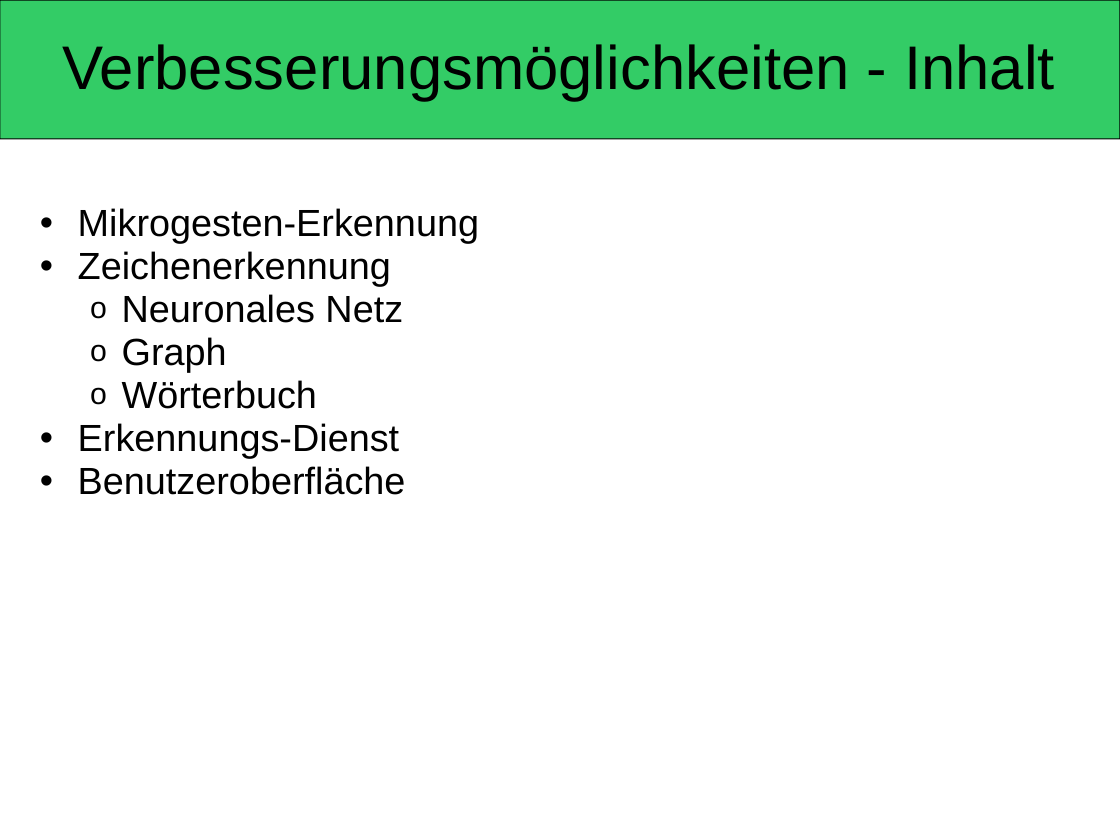
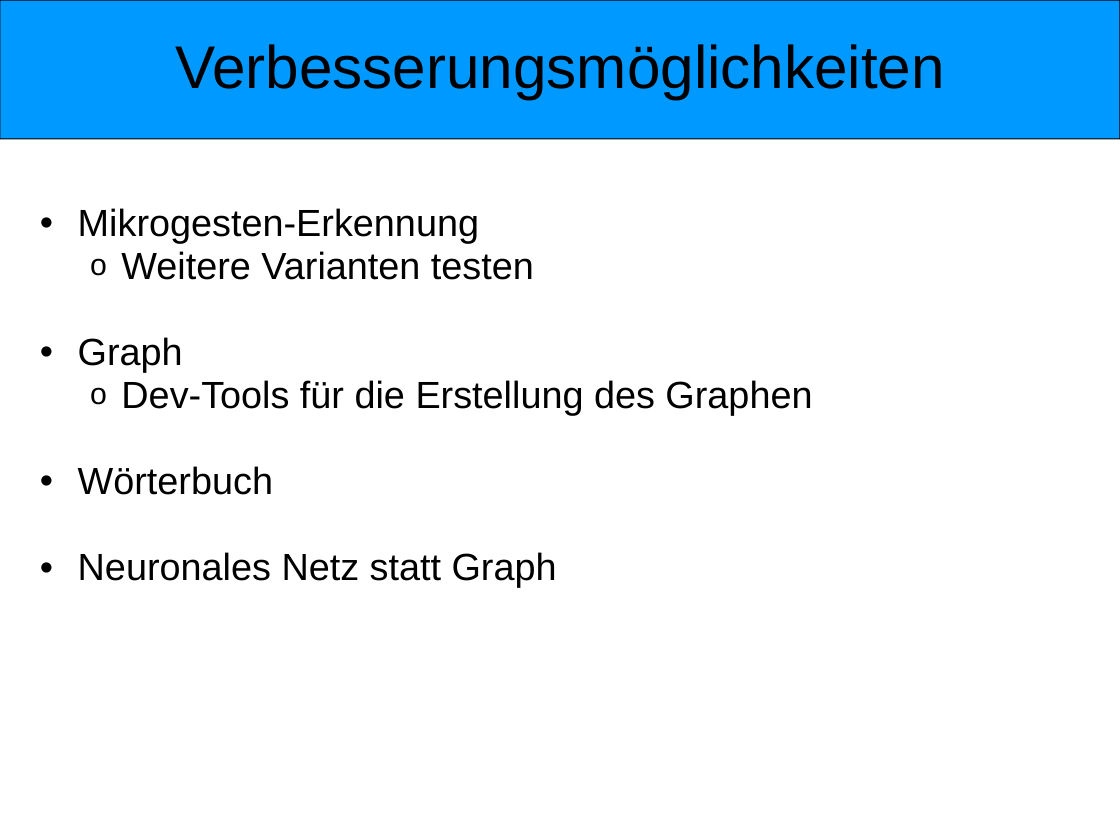
Before and after one commit to wtfc63/ba10-bsha-1, a slide deck: slide 17 of doc/presentation/presentation.ppt (slide 24 before the commit). Drawn at 1120x840 pixels with LibreOffice and Linux fonts; fonts in the diff are those of the drawing. Boxes give left, top, right and bottom in pixels: in the first picture for what was removed or moved away, otherwise in the second. Text is boxed around its words. In the diff, an @@ line names an element or a change of style, - is before the commit and + after.

```diff
--- a/doc/presentation/presentation.ppt
+++ b/doc/presentation/presentation.ppt
@@ rounded rectangle at bbox=[0, 0, 1120, 139]: fill #33CC66 to #0099FF @@
@@ title at bbox=[176, 44, 945, 99]: text changed; size 44 to 43 pt @@
-Verbesserungsmöglichkeiten - Inhalt
+Verbesserungsmöglichkeiten
@@ text at bbox=[78, 208, 479, 495]: bullet o to •; list level 3 to 2 in "Graph"; list level 3 to 2 in "Wörterbuch" @@
@@ text at bbox=[121, 251, 534, 280]: text changed @@
-  • Zeichenerkennung
-    o Neuronales Netz
+    o Weitere Varianten testen
@@ text at bbox=[121, 380, 812, 415]: paragraph added @@
+    o Dev-Tools für die Erstellung des Graphen
@@ text at bbox=[78, 552, 557, 588]: text changed @@
-  • Erkennungs-Dienst
-  • Benutzeroberfläche
+  • Neuronales Netz statt Graph
```
Also in this commit, not shown: 25 other slides changed, 1 slide added.
